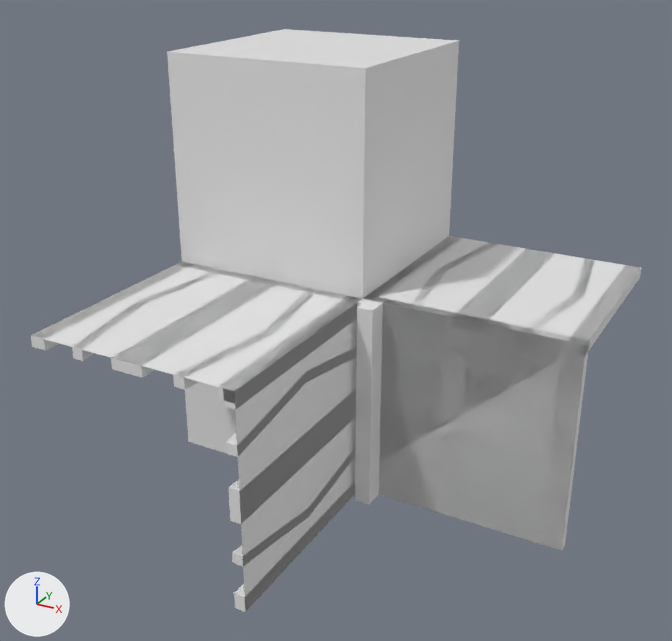
A saved change to the OBJ model Data/bmc/tiles/t_237.obj.
The view is the same before and after, from a 50 mm camera at (0.873, -1.71, 0.788) aimed at (-0.042, -0.046, -0.044). The lights are fixed; the arrows at lower left show +X, +Y and +Z. Where no turn or scale is listed for an object, it has been applied to the vertices.

Names of what the first picture shows: 't_237'.
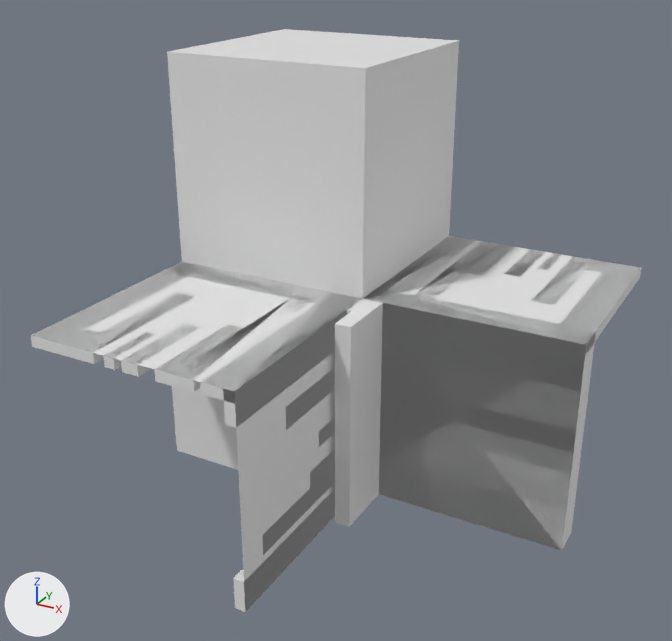
Edits to the scene script, one JSON object a line:
```json
{"block": "me_t_237", "where": "# used by ob_t_237; location = (0.0, 0.0, 0.0)"}
{"op": "remove", "block": "me_t_237", "code": "me_t_237.from_pydata(...)  # 283 vertices, 544 faces; spans x -0.5..0.5, y -0.5..0.5, z -0.5..0.5"}
{"op": "add", "block": "me_t_237", "code": "me_t_237.from_pydata(...)  # 241 vertices, 452 faces; spans x -0.5..0.5, y -0.5..0.5, z -0.5..0.5"}
{"block": "me_t_237", "change": "me_t_237 part 1: a new loose piece, a box spanning x 0.282..0.307, y 0.374..0.5, z -0.025..0.0"}
{"block": "me_t_237", "change": "me_t_237 part 2: a new loose piece, a box spanning x -0.307..-0.282, y -0.5..-0.374, z -0.025..0.0"}
{"block": "me_t_237", "change": "me_t_237 part 3: a new loose piece, a box spanning x 0.223..0.263, y 0.3..0.5, z -0.025..0.0"}
{"block": "me_t_237", "change": "me_t_237 part 4: a new loose piece, a box spanning x -0.263..-0.223, y -0.5..-0.3, z -0.025..0.0"}
{"block": "me_t_237", "change": "me_t_237 part 5: the loose piece of 38 vertices spanning x -0.025..0.025, y -0.5..0.5, z -0.429..-0.362 is rebuilt with 25 vertices and now spans x -0.025..0.025, y -0.429..0.429, z -0.408..-0.318"}
{"block": "me_t_237", "change": "me_t_237 part 6: the loose piece of 21 vertices spanning x -0.025..0.025, y -0.5..0.5, z -0.288..-0.212 is rebuilt with 14 vertices and now spans x -0.025..0.025, y -0.2..0.2, z -0.277..-0.237"}
{"block": "me_t_237", "change": "me_t_237 part 7: the loose piece of 20 vertices spanning x -0.138..-0.071, y -0.5..0.0, z -0.025..0.0 is rebuilt with 14 vertices and now spans x -0.182..-0.092, y -0.5..-0.071, z -0.025..0.0"}
{"block": "me_t_237", "change": "me_t_237 part 8: the loose piece of 20 vertices spanning x 0.071..0.138, y 0.0..0.5, z -0.025..0.0 is rebuilt with 14 vertices and now spans x 0.092..0.182, y 0.071..0.5, z -0.025..0.0"}
{"block": "me_t_237", "change": "me_t_237 part 9: the loose piece of 12 vertices spanning x -0.287..-0.213, y -0.5..0.0, z -0.025..0.0 is deleted"}
{"block": "me_t_237", "change": "me_t_237 part 10: the loose piece of 12 vertices spanning x 0.213..0.287, y 0.0..0.5, z -0.025..0.0 is deleted"}
{"block": "me_t_237", "change": "me_t_237 part 11"}
{"block": "me_t_237", "change": "124 vertices are removed from x -0.5..0.5, y -0.5..0.5, z -0.5..0.0"}
{"block": "me_t_237", "change": "264 faces are deleted"}
{"block": "me_t_237", "change": "38 vertices are added at x -0.5..0.5, y -0.5..0.5, z -0.5..0.0"}
{"block": "me_t_237", "change": "8 new vertices lie (-0.075, 0.0, 0.0) away from vertices in x 0.0..0.5, y -0.5..0.5, z -0.025..0.0"}
{"block": "me_t_237", "change": "8 new vertices lie (0.075, 0.0, 0.0) away from vertices in x -0.5..0.0, y -0.5..0.5, z -0.025..0.0"}
{"block": "me_t_237", "change": "7 new vertices lie (0.0, 0.0, -0.075) away from vertices in x -0.025..0.025, y -0.5..0.5, z 0.0"}
{"block": "me_t_237", "change": "7 new vertices lie (0.0, 0.0, 0.075) away from vertices in x -0.025..0.025, y -0.5..0.5, z -0.5"}
{"block": "me_t_237", "change": "5 new vertices lie (0.0, 0.0, -0.039) away from vertices in x -0.025..0.025, y -0.079..0.0, z -0.075"}
{"block": "me_t_237", "change": "6 new vertices lie (0.0, 0.079, 0.0) away from vertices in x -0.425..0.025, y -0.5..0.0, z -0.114..0.0"}
{"block": "me_t_237", "change": "5 new vertices lie (0.0, 0.0, -0.053) away from vertices in x -0.025..0.025, y 0.0..0.331, z -0.114"}
{"block": "me_t_237", "change": "8 new vertices lie (0.0, 0.0, 0.5) away from vertices in x -0.5..0.5, y -0.15..0.15, z -0.5"}
{"block": "me_t_237", "change": "220 new faces join them"}
```

Changed parts and their boxes [x1, y1, x2, y2] in the pictures (672 x 641 px; the box of a moved part takes in the faces that stretch with it):
```json
{"part": 1, "of": "me_t_237", "change": "added", "after": [538, 253, 562, 270]}
{"part": 2, "of": "me_t_237", "change": "added", "after": [104, 332, 154, 370]}
{"part": 3, "of": "me_t_237", "change": "added", "after": [504, 249, 545, 277]}
{"part": 4, "of": "me_t_237", "change": "added", "after": [121, 324, 200, 376]}
{"part": 5, "of": "me_t_237", "change": "rebuilt", "before": [232, 447, 356, 566], "after": [262, 449, 335, 555]}
{"part": 6, "of": "me_t_237", "change": "rebuilt", "before": [229, 389, 356, 524], "after": [319, 417, 335, 447]}
{"part": 7, "of": "me_t_237", "change": "rebuilt", "before": [173, 288, 317, 390], "after": [155, 298, 310, 392], "on screen": "8% wider, 8% shorter"}
{"part": 8, "of": "me_t_237", "change": "rebuilt", "before": [408, 243, 498, 321], "after": [417, 242, 514, 299]}
{"part": 9, "of": "me_t_237", "change": "deleted", "before": [111, 277, 278, 378]}
{"part": 10, "of": "me_t_237", "change": "deleted", "before": [451, 249, 554, 333]}
{"part": 11, "of": "me_t_237", "change": "moved or reshaped", "before": [31, 236, 641, 612], "after": [31, 236, 641, 612]}
```
